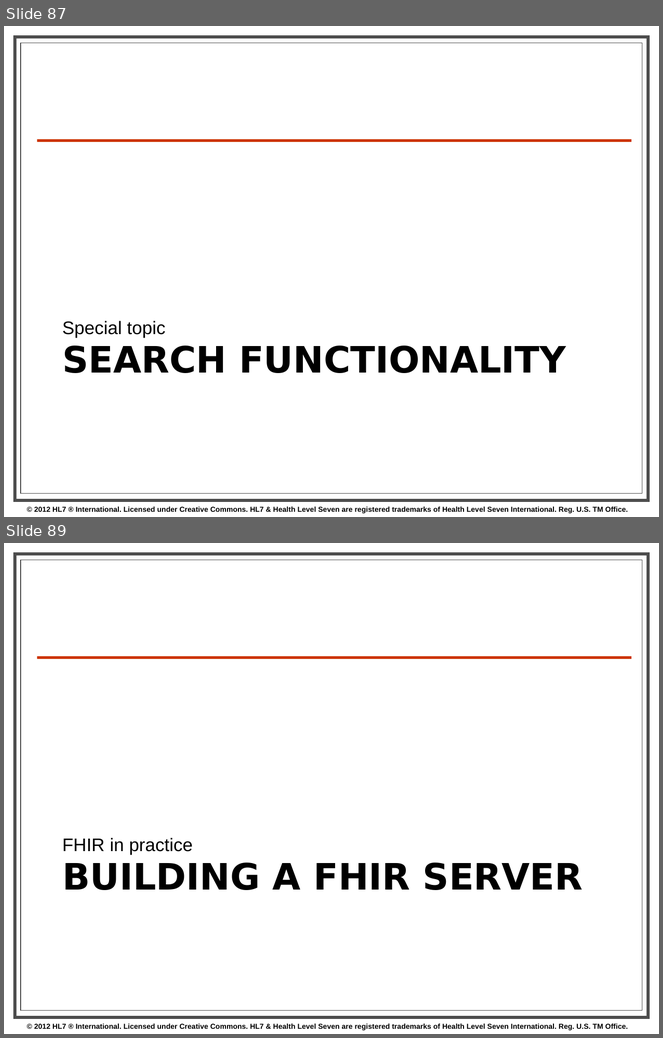
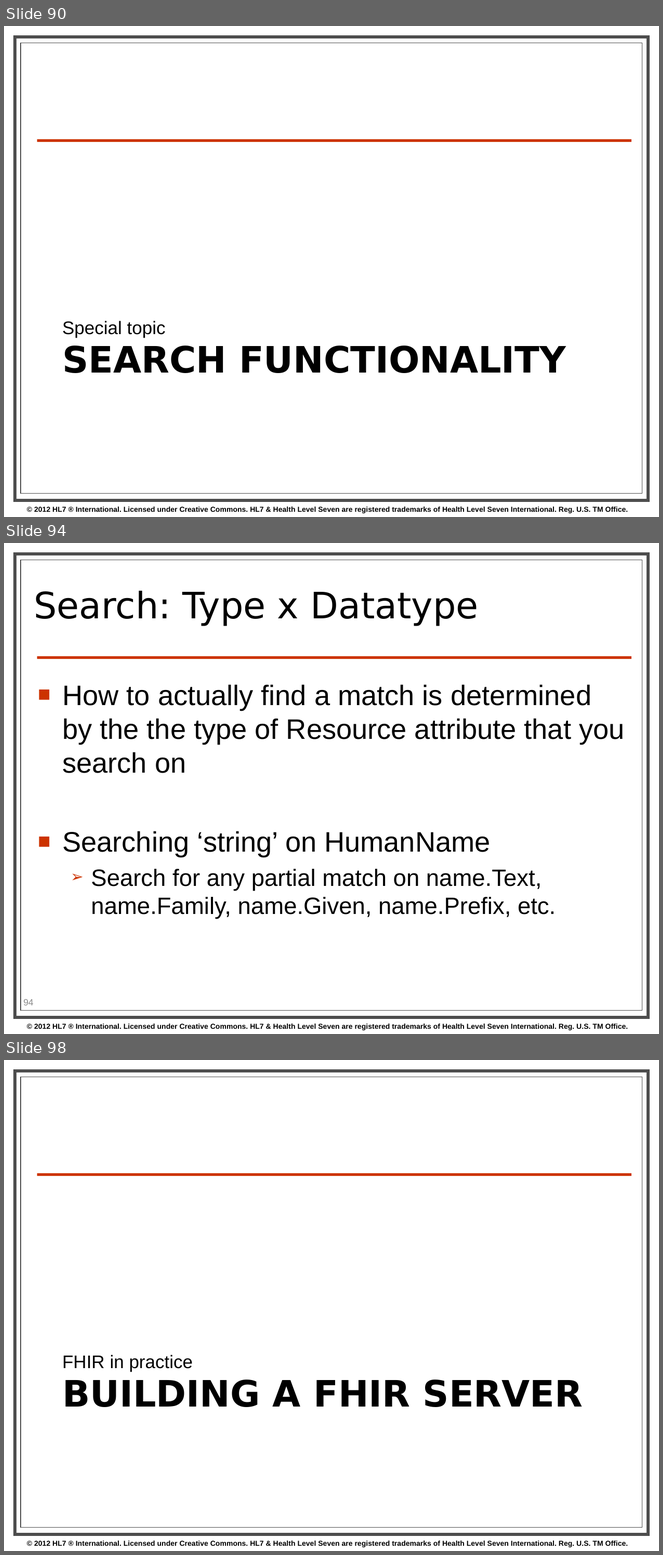
Before and after one commit to vista-novo/fhir, a slide deck: presentations/2013-01 Tutorials/201301 - Phoenix - FhirForDevelopersWGMTutorial.pptx. Shown one above the other, each under a label of ours: slides 87 and 89 before the commit, slides 90, 94 and 98 after it; the slides between them are not shown. The pictures are 663x1038 and 663x1555 pixels, drawn with LibreOffice and Linux fonts; fonts in the diff are those of the drawing; background and template pictures are left out. Boxes give left, top, right and bottom in pixels: in the first picture for what was removed or moved away, otherwise in the second. Text is boxed around its words. In the diff, an @@ line names an element or a change of style, - is before the commit and + after.

```diff
--- a/presentations/2013-01 Tutorials/201301 - Phoenix - FhirForDevelopersWGMTutorial.pptx
+++ b/presentations/2013-01 Tutorials/201301 - Phoenix - FhirForDevelopersWGMTutorial.pptx
@@ slide 94 added at [4, 543, 659, 1034], background #FFFFFF; not listed: 4 template elements that a slide beside it also shows @@
@@ title added at [34, 590, 478, 626], 40 pt, text #000000 @@
+Search: Type x Datatype
@@ text added at [62, 684, 624, 919], 31 pt, text #000000 @@
+■ How to actually find a match is determined by the the type of Resource attribute that you search on
+■ Searching ‘string’ on HumanName
+  ➢ Search for any partial match on name.Text, name.Family, name.Given, name.Prefix, etc.
@@ page number added at [23, 1000, 33, 1006], 10 pt, text #8C8C8C @@
+94
@@ what was slide 87 is now slide 90 @@
@@ what was slide 89 is now slide 98 @@
```
Also in this commit, not shown: 2 slides changed, 16 other slides added, 3 slides removed.
